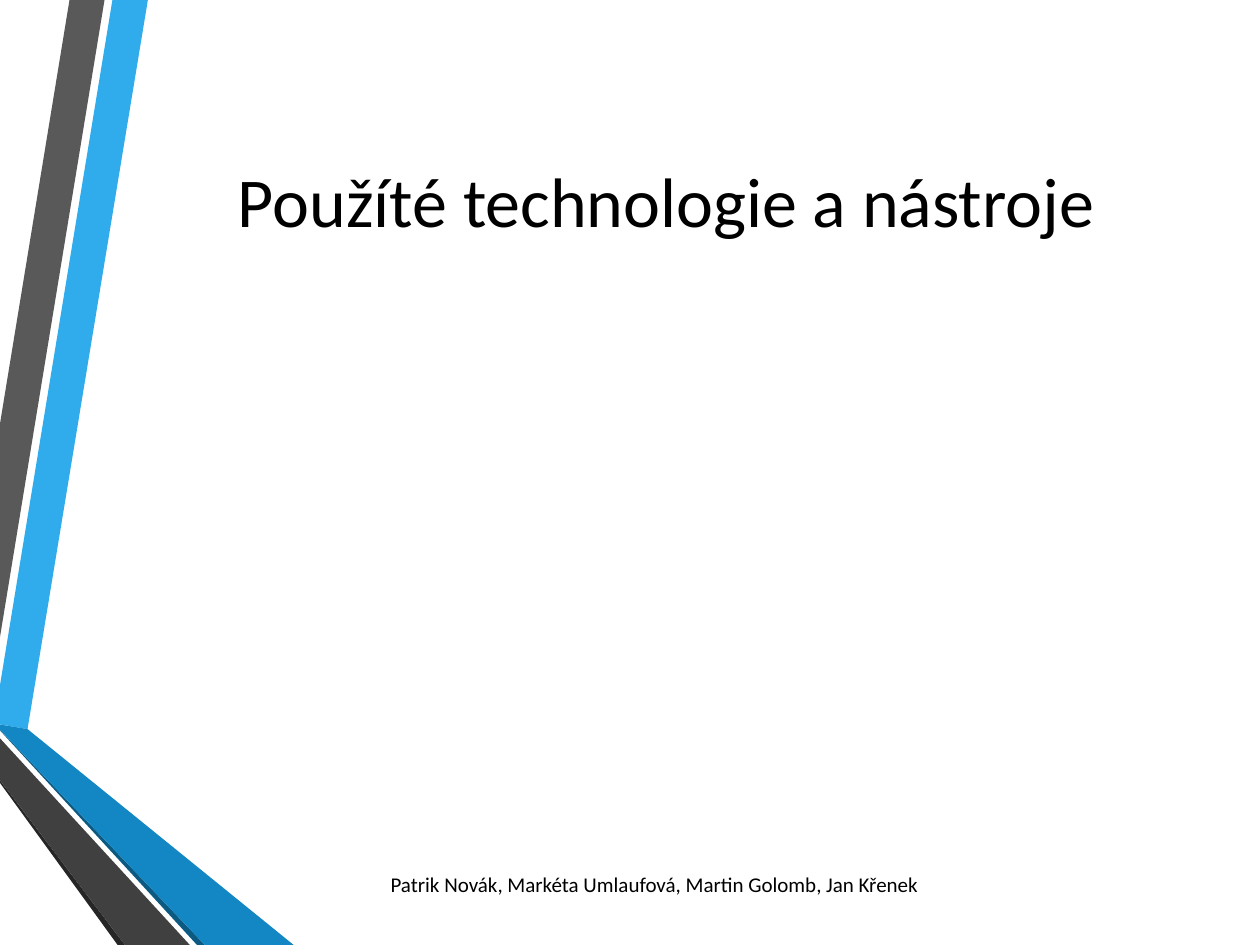
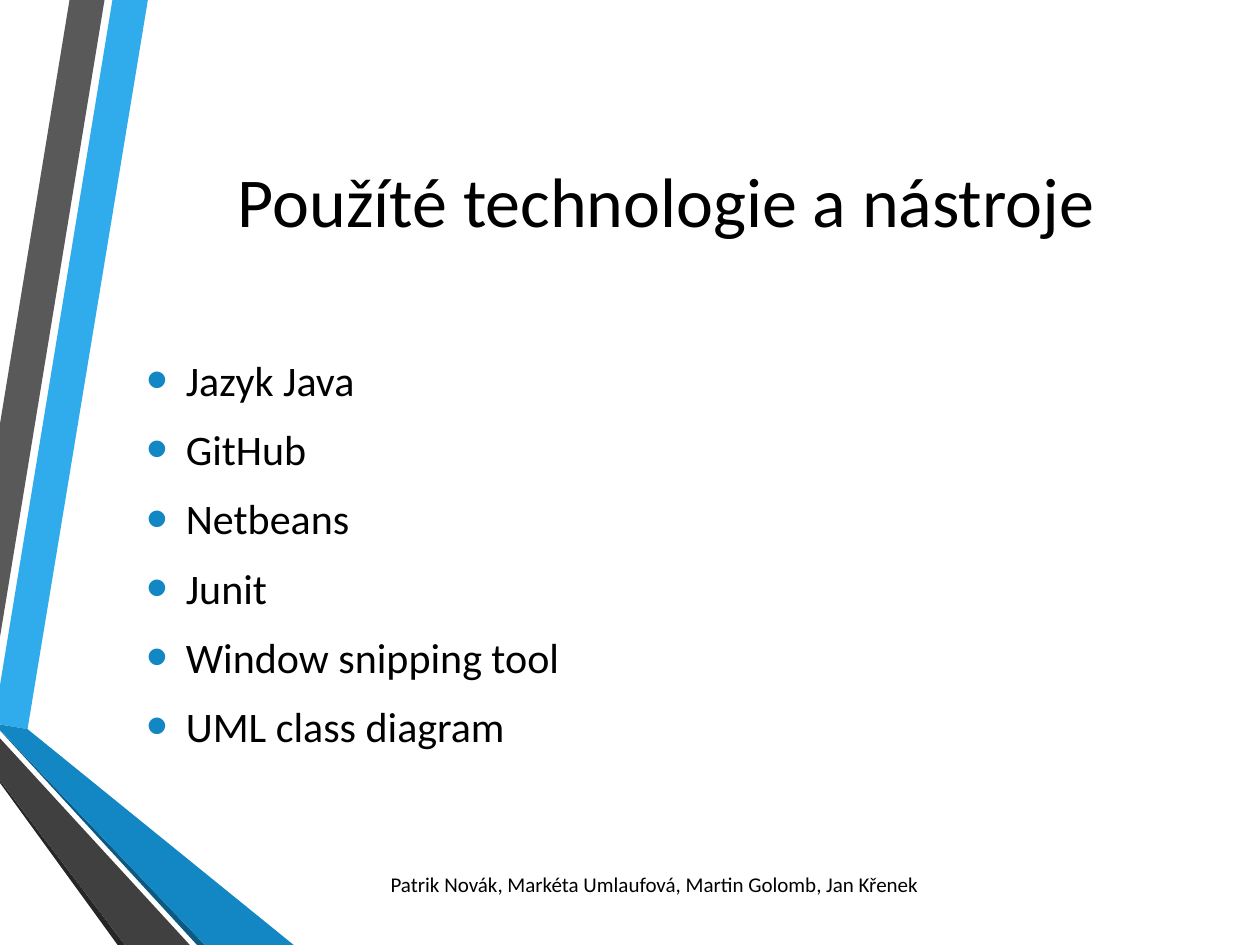
Before and after one commit to mmarky27/pb138_projekt, a slide deck: slide 11 of prezentace.pptx. Drawn at 1260x945 pixels with LibreOffice and Linux fonts; fonts in the diff are those of the drawing; background and template pictures are left out. Boxes give left, top, right and bottom in pixels: in the first picture for what was removed or moved away, otherwise in the second. Text is boxed around its words. In the diff, an @@ line names an element or a change of style, - is before the commit and + after.

```diff
--- a/prezentace.pptx
+++ b/prezentace.pptx
@@ text added at (186,366,559,750), 24 pt, text #000000 @@
+• Jazyk Java
+• GitHub
+• Netbeans
+• Junit
+• Window snipping tool
+• UML class diagram
```
Also in this commit, not shown: 4 other slides changed.
